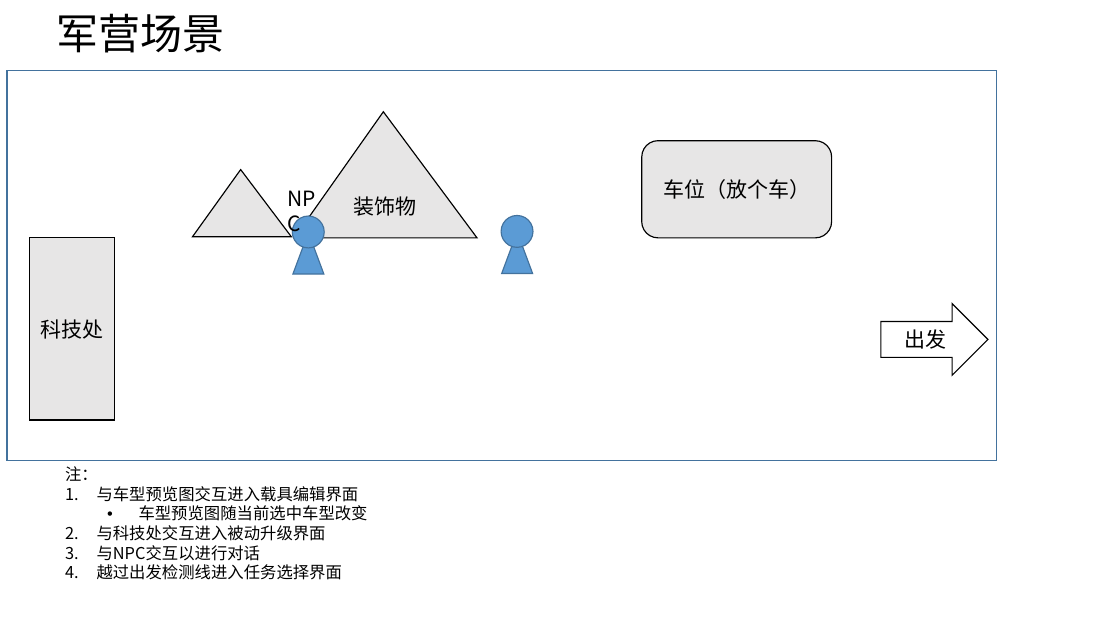
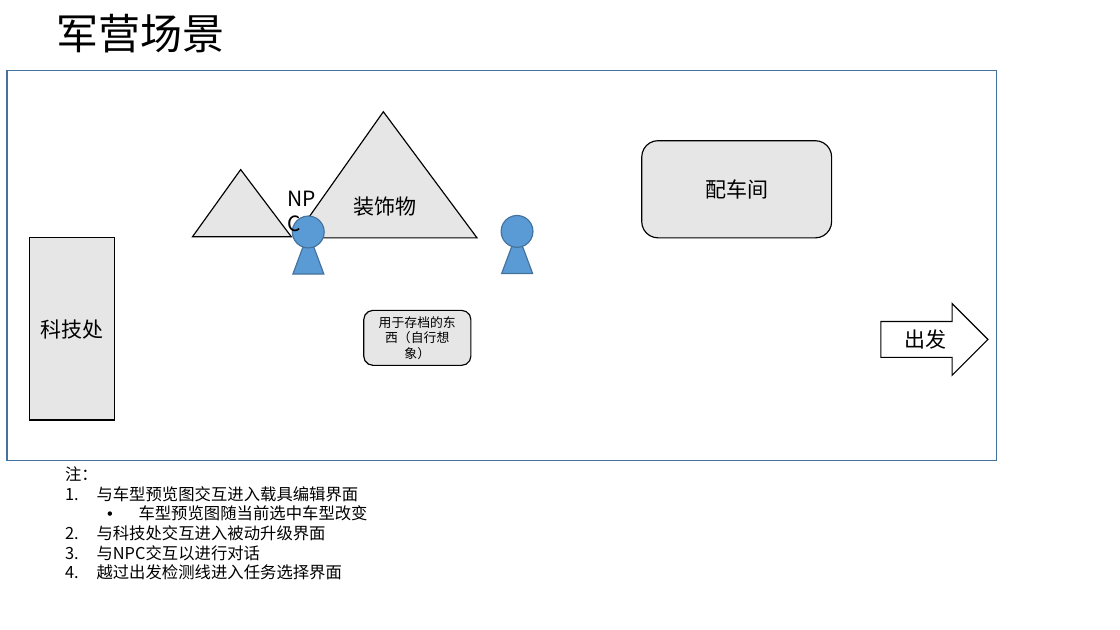
Before and after one commit to RING-Studio/RingSurvivor2, a slide deck: slide 1 of 项目策划/概念图0904.pptx. Drawn at 1120x630 pixels with LibreOffice and Linux fonts; fonts in the diff are those of the drawing. Boxes give left, top, right and bottom in pixels: in the first picture for what was removed or moved away, otherwise in the second. Text is boxed around its words. In the diff, an @@ line names an element or a change of style, - is before the commit and + after.

```diff
--- a/项目策划/概念图0904.pptx
+++ b/项目策划/概念图0904.pptx
@@ text in rounded rectangle at (705,179,768,199): text changed @@
-车位（放个车）
+配车间
@@ rounded rectangle added at (364,311,471,365), fill #E7E6E6, outline #000000 1 pt, 11 pt, text #000000 @@
+用于存档的东西（自行想象）
```
Also in this commit, not shown: 24 other files.
